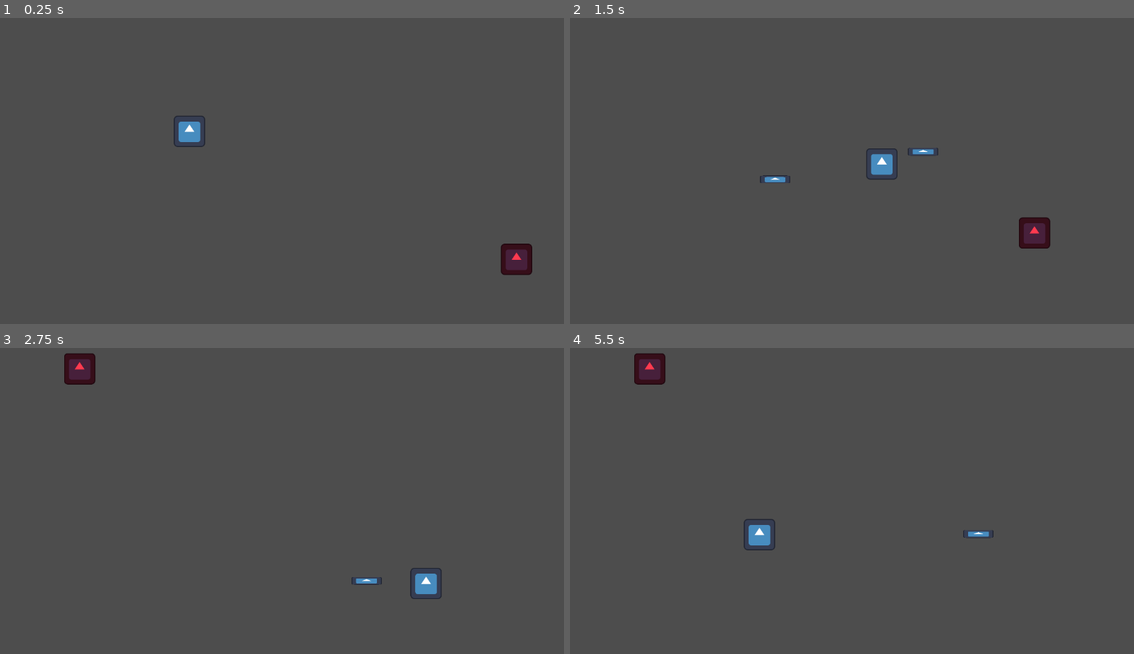
Above: before the commit, frames 1-4 (two rows, left to right).
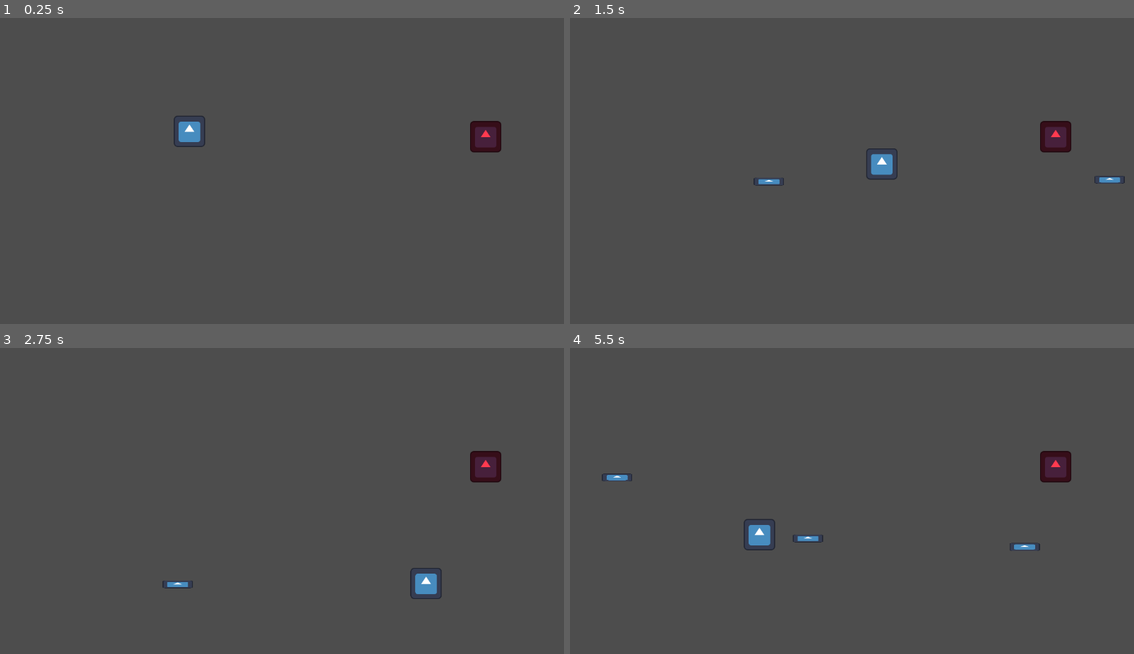
Above: after the commit, the same moments.

Repository: steve52/boomerang-guy-and-the-aglet
Game: Godot game, scene res://game.tscn
Same seed, same stepped clock (60 frames per second), same inputs: the game is played once before the commit and once after it. The engine's default icon, where the game draws it, is replaced by a stand-in: a white triangle on a blue panel in a dark square.
Inputs (mouse positions are in pixels of both pictures, inside the frame that each line leads up to):
- Up to frame 1 (0.25 s): no input
- Up to frame 2 (1.5 s): tap Enter at 0.5 s; move the mouse to (976, 161) at 0.52 s; hold D (Right) 0.53-1.28 s; click (976, 161) at 0.6 s; move the mouse to (739, 192) at 1.27 s; hold S (Down) from 1.28 s (still down); click (739, 192) at 1.35 s
- Up to frame 3 (2.75 s): move the mouse to (338, 436) at 2.02 s; release S (Down) at 2.03 s; hold D (Right) from 2.03 s (still down); click (338, 436) at 2.1 s
- Up to frame 4 (5.5 s): move the mouse to (823, 568) at 2.77 s; release D (Right) at 2.78 s; hold W (Up) 2.78-3.53 s; click (823, 568) at 2.85 s; move the mouse to (1021, 553) at 3.52 s; hold A (Left) 3.53-5.03 s; click (1021, 553) at 3.6 s; move the mouse to (682, 458) at 4.27 s; click (682, 458) at 4.35 s; move the mouse to (880, 507) at 5.02 s; hold S (Down) from 5.03 s (still down); click (880, 507) at 5.1 s

The runs differ from the first frame. In frame 1, 1.1% of the frame differs, in the area x 83-95%, y 33-85%; in frame 2, 1.4%; in frame 3, 1.3%; in frame 4, 1.5%, in the area x 5-89%, y 1-67%.

Commit message:
Think enemy class is done

Diff:
--- a/EnemyClass.gd
+++ b/EnemyClass.gd
@@ -7,10 +7,8 @@
 
 func _ready():
 	Player = get_parent().get_child(0)
-	await get_tree().create_timer(1).timeout
-	Charge()
 
-func TakeDamage():
+func TakeDamage(Boomerang):
 	Health -= 1
 	if Health == 0:
 		Die()
@@ -36,3 +34,11 @@
 	var ETA = position.distance_to(TargetPosition) / (Speed * 1.5)
 	var tween = get_tree().create_tween()
 	tween.tween_property(self, "position", TargetPosition, ETA).set_ease(Tween.EASE_IN_OUT).set_trans(Tween.TRANS_CUBIC)
+
+func Teleport(Target):
+	position = Target
+
+func Dash(Target):
+	var ETA = position.distance_to(Target) / (Speed)
+	var tween = get_tree().create_tween()
+	tween.tween_property(self, "position", Target, ETA).set_ease(Tween.EASE_OUT).set_trans(Tween.TRANS_CUBIC)
--- a/boomerang.gd
+++ b/boomerang.gd
@@ -1,5 +1,4 @@
 extends Area2D
-
 
 
 var Player
@@ -12,7 +11,7 @@
 func _ready():
 	await get_tree().create_timer(.02).timeout
 	var tween = get_tree().create_tween()
-	var realtarget = position.direction_to(Target) * 500 + position
+	var realtarget = position.direction_to(Target) * 700 + position
 	var ETA = position.distance_to(realtarget) / Speed
 	tween.tween_property(self,"position",realtarget, ETA).set_ease(Tween.EASE_OUT).set_trans(Tween.TRANS_CUBIC)
 	await get_tree().create_timer(ETA-1).timeout
--- a/boomerang.tscn
+++ b/boomerang.tscn
@@ -7,6 +7,8 @@
 size = Vector2(60, 15)
 
 [node name="Boomerang" type="Area2D" unique_id=1988980179]
+collision_layer = 2
+collision_mask = 5
 script = ExtResource("1_420uo")
 
 [node name="Icon" type="Sprite2D" parent="." unique_id=1512811002]
--- a/enemy_base.tscn
+++ b/enemy_base.tscn
@@ -4,17 +4,32 @@
 [ext_resource type="Script" uid="uid://dkl81eku1wdw3" path="res://EnemyClass.gd" id="1_edvsq"]
 
 [sub_resource type="RectangleShape2D" id="RectangleShape2D_qr4i2"]
+size = Vector2(61, 62)
+
+[sub_resource type="RectangleShape2D" id="RectangleShape2D_uk0vl"]
 size = Vector2(66, 66)
 
 [node name="EnemyBase" type="CharacterBody2D" unique_id=1342658842]
 modulate = Color(1, 0.22644159, 0.30998963, 1)
+collision_layer = 4
+collision_mask = 12
 script = ExtResource("1_edvsq")
 Speed = 400.0
 ChargeDistance = 3.0
 
 [node name="CollisionShape2D" type="CollisionShape2D" parent="." unique_id=510287407]
+position = Vector2(0.5, 0)
 shape = SubResource("RectangleShape2D_qr4i2")
 
 [node name="Icon" type="Sprite2D" parent="." unique_id=1940268398]
 scale = Vector2(0.5, 0.5)
 texture = ExtResource("1_8nqel")
+
+[node name="Area2D" type="Area2D" parent="." unique_id=437618089]
+collision_layer = 4
+collision_mask = 2
+
+[node name="CollisionShape2D" type="CollisionShape2D" parent="Area2D" unique_id=1667751045]
+shape = SubResource("RectangleShape2D_uk0vl")
+
+[connection signal="area_entered" from="Area2D" to="." method="TakeDamage"]
--- a/game.tscn
+++ b/game.tscn
@@ -17,5 +17,5 @@
 navigation_polygon = SubResource("NavigationPolygon_80nbo")
 
 [node name="EnemyBase" parent="." unique_id=1342658842 instance=ExtResource("2_e2o6t")]
-position = Vector2(1055, 494)
+position = Vector2(992, 243)
 ChargeDistance = 10.0
--- a/project.godot
+++ b/project.godot
@@ -47,6 +47,14 @@
 ]
 }
 
+[layer_names]
+
+2d_physics/layer_1="Player"
+2d_physics/layer_2="Boomerang"
+2d_physics/layer_3="Enemy"
+2d_physics/layer_4="Wall"
+2d_physics/layer_5="EnemyBullet"
+
 [physics]
 
 3d/physics_engine="Jolt Physics"
